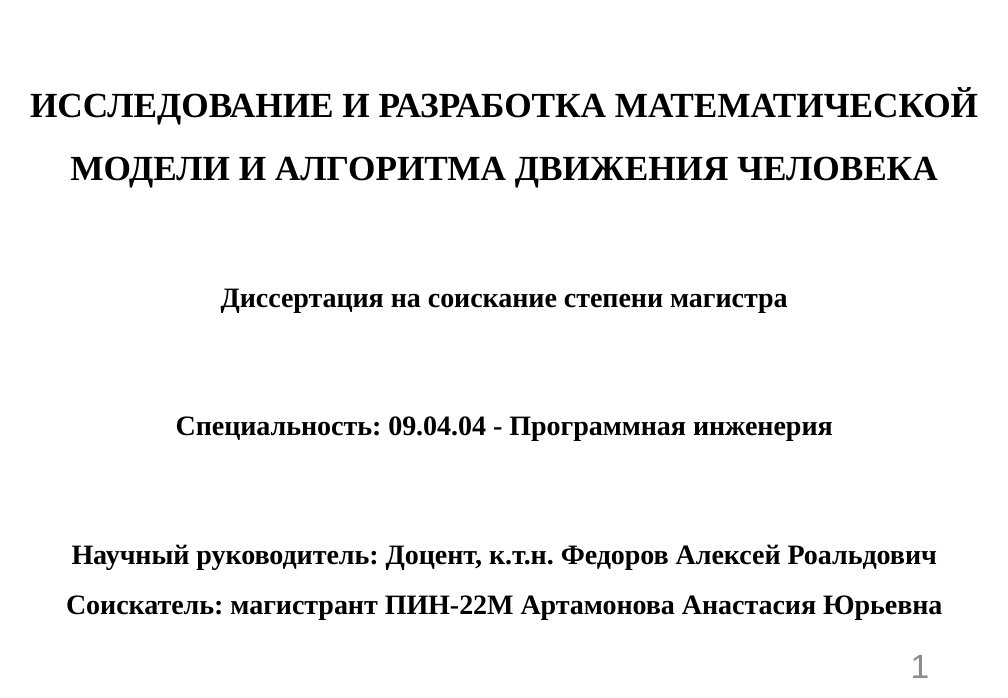
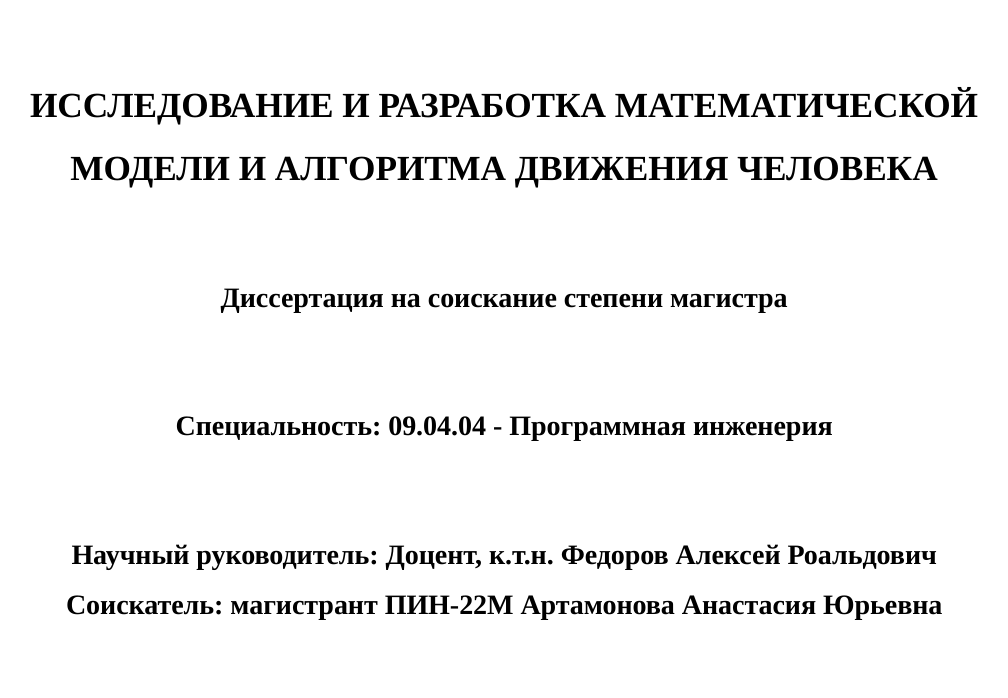
Before and after one commit to n7arti/MIET.Magistratura, a slide deck: slide 1 of Диссертация/Смотр 2 курс 2 семестр/Артамонова_презентация.pptx. Drawn at 1008x698 pixels with LibreOffice and Linux fonts; fonts in the diff are those of the drawing. Boxes give left, top, right and bottom in pixels: in the first picture for what was removed or moved away, otherwise in the second. Text is boxed around its words. In the diff, an @@ line names an element or a change of style, - is before the commit and + after.

```diff
--- a/Диссертация/Смотр 2 курс 2 семестр/Артамонова_презентация.pptx
+++ b/Диссертация/Смотр 2 курс 2 семестр/Артамонова_презентация.pptx
@@ page number removed at (x1=911, y1=655, x2=930, y2=678) @@
-1
```
Also in this commit, not shown: 6 other slides changed, 8 slides added, 7 other files.
